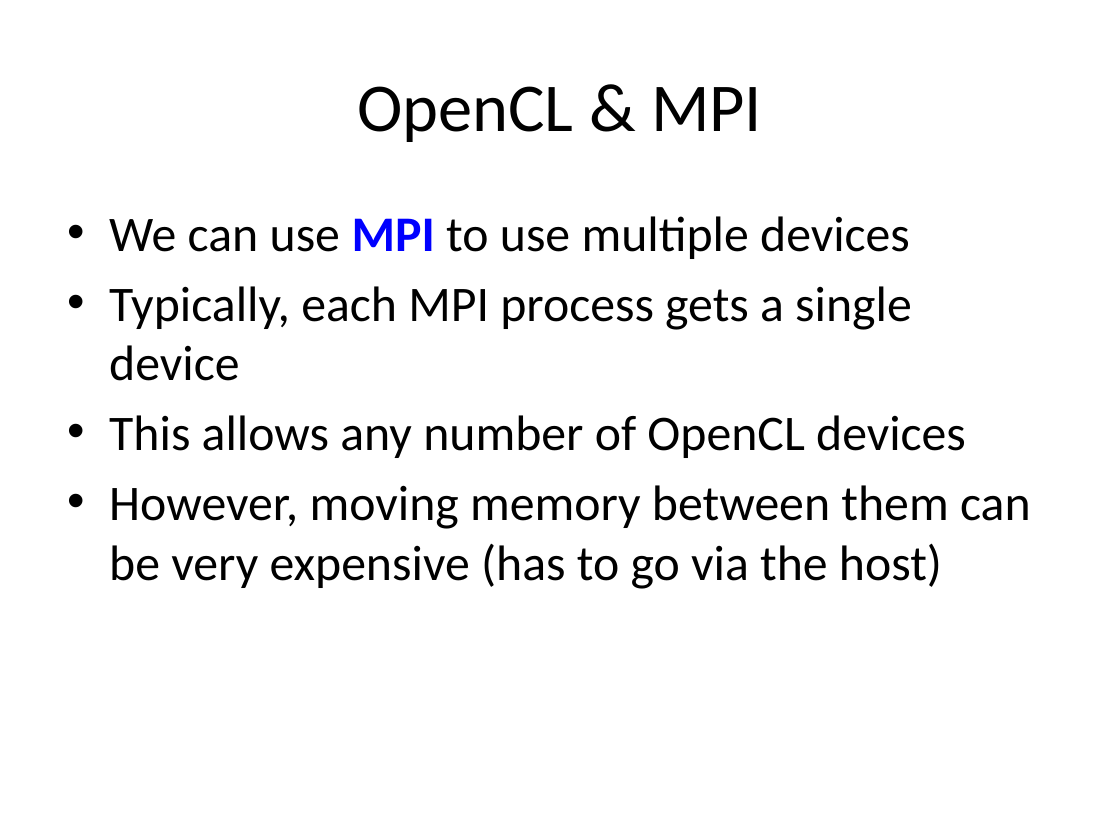
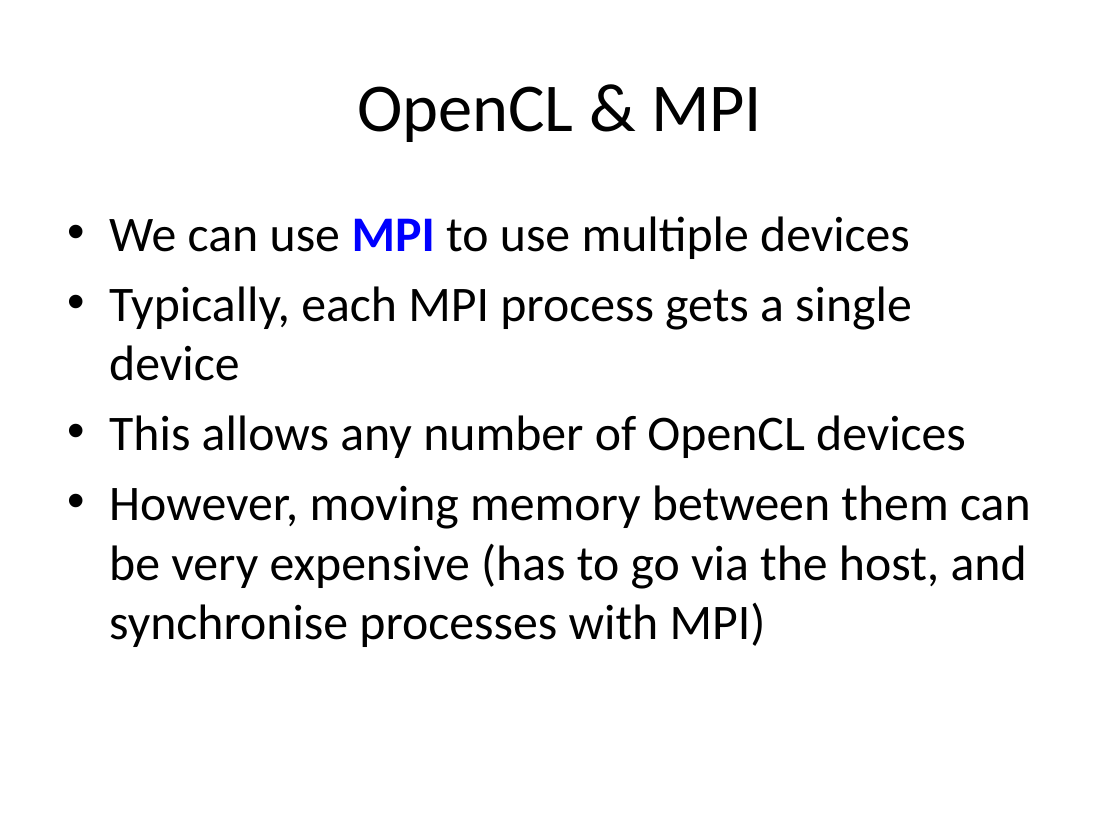
Before and after one commit to UoB-HPC/opencl-training-code, a slide deck: slide 10 of slides/advanced_part1.pptx. Drawn at 1120x840 pixels with LibreOffice and Linux fonts; fonts in the diff are those of the drawing. Boxes give left, top, right and bottom in pixels: in the first picture for what was removed or moved away, otherwise in the second. Text is boxed around its words. In the diff, an @@ line names an element or a change of style, - is before the commit and + after.

Commit message:
Minor updates to part 1
Expanded a little on the pinned memory to make it clearer to follow

```diff
--- a/slides/advanced_part1.pptx
+++ b/slides/advanced_part1.pptx
@@ text at [109,485,1031,647]: text changed @@
-• However, moving memory between them can be very expensive (has to go via the host)
+• However, moving memory between them can be very expensive (has to go via the host, and synchronise processes with MPI)
```
Also in this commit, not shown: 4 other slides changed, 1 slide added.
